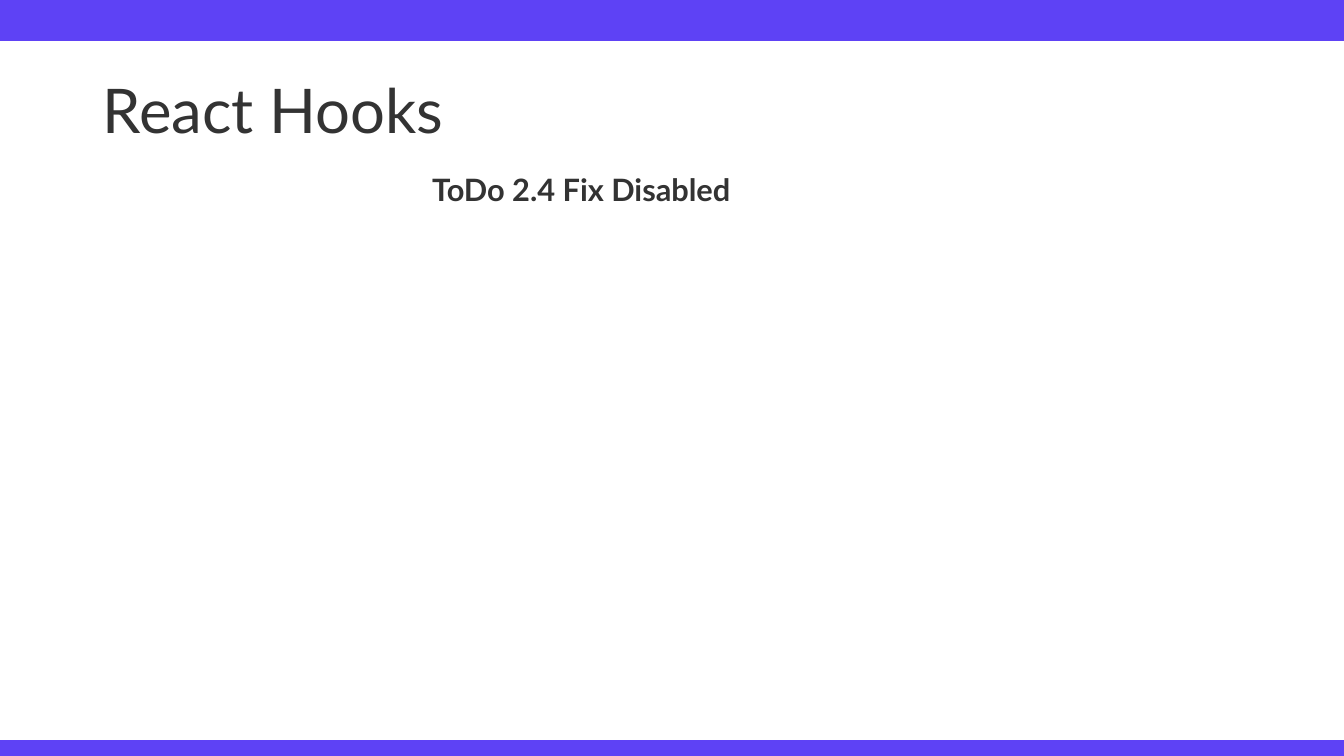
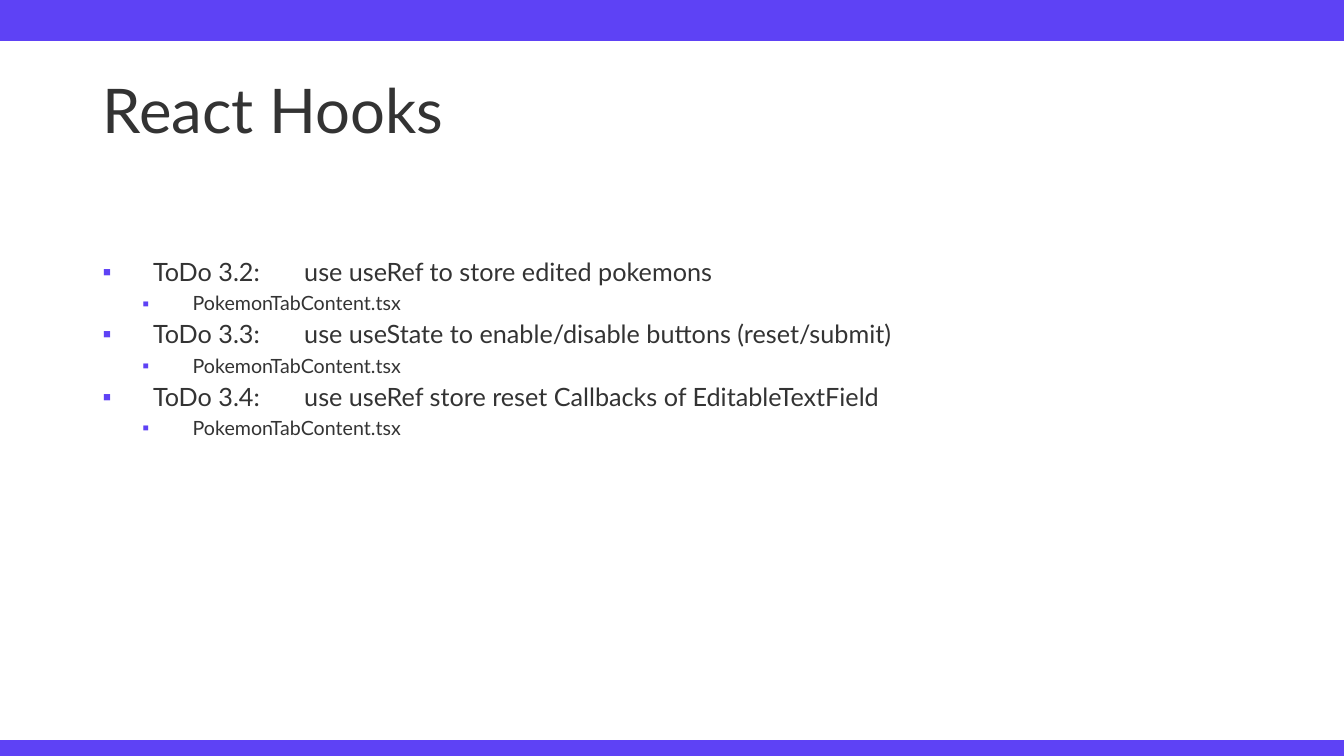
Before and after one commit to TimFehrmannAclue/techlabor_trainings_react_advanced, a slide deck: slide 24 of training_react_advanced.pptx (slide 25 before the commit). Drawn at 1344x756 pixels with LibreOffice and Linux fonts; fonts in the diff are those of the drawing; background and template pictures are left out. Boxes give left, top, right and bottom in pixels: in the first picture for what was removed or moved away, otherwise in the second. Text is boxed around its words. In the diff, an @@ line names an element or a change of style, - is before the commit and + after.

```diff
--- a/training_react_advanced.pptx
+++ b/training_react_advanced.pptx
@@ text removed at box(432, 178, 730, 202) @@
-ToDo 2.4 Fix Disabled
@@ text added at box(153, 262, 891, 435), 18 pt, text #333333 @@
+▪ ToDo 3.2: use useRef to store edited pokemons
+  ▪ PokemonTabContent.tsx
+▪ ToDo 3.3: use useState to enable/disable buttons (reset/submit)
+  ▪ PokemonTabContent.tsx
+▪ ToDo 3.4: use useRef store reset Callbacks of EditableTextField
+  ▪ PokemonTabContent.tsx
```
Also in this commit, not shown: 11 other slides changed, 2 slides added, 3 slides removed, 2 other files.
